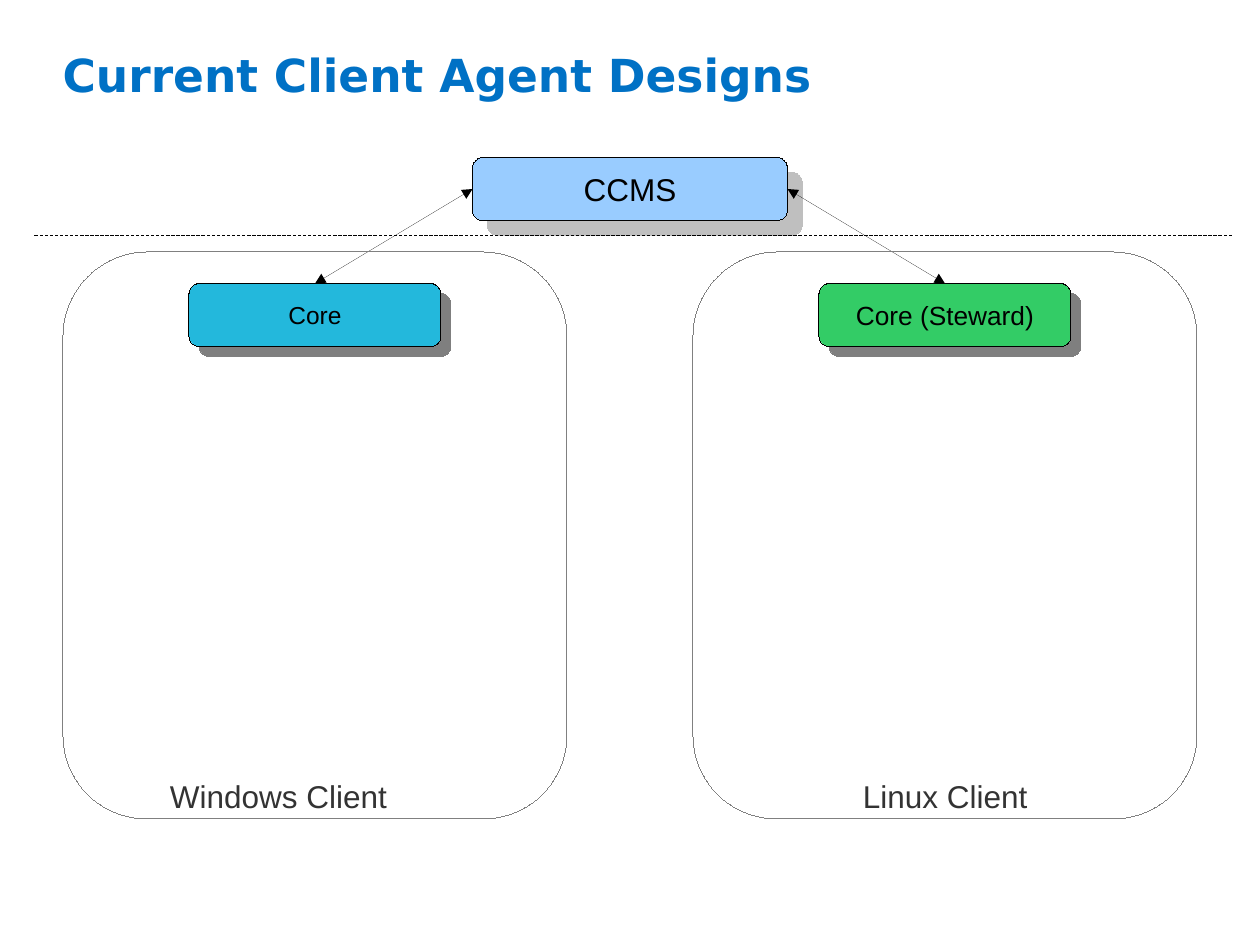
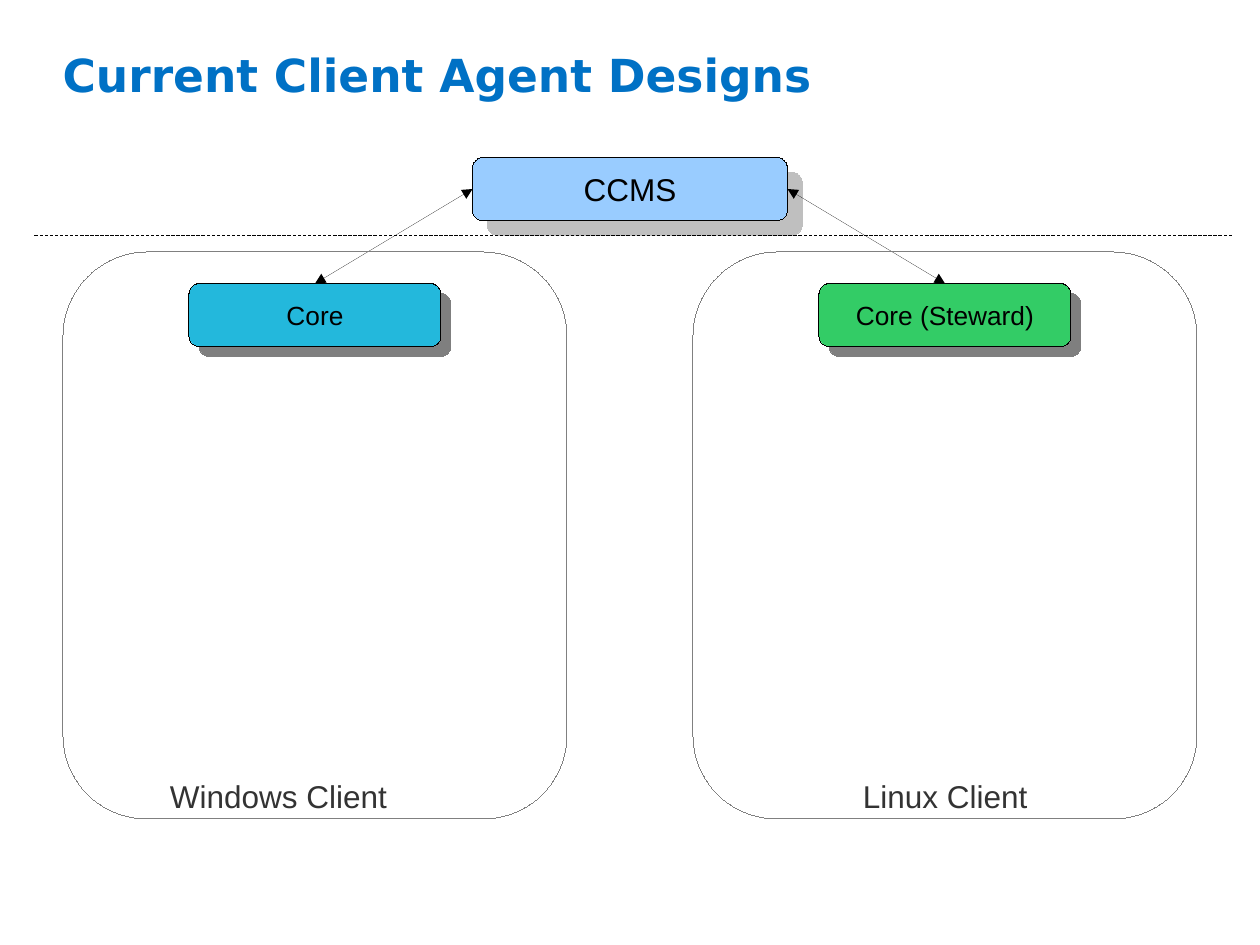
Before and after one commit to criswell/uca-gpl, a slide deck: slide 4 of docs/presentations/Unified_Codebase.odp. Drawn at 1260x945 pixels with LibreOffice and Linux fonts; fonts in the diff are those of the drawing; background and template pictures are left out. Boxes give left, top, right and bottom in pixels: in the first picture for what was removed or moved away, otherwise in the second. Text is boxed around its words. In the diff, an @@ line names an element or a change of style, - is before the commit and + after.

Commit message:
more slides

```diff
--- a/docs/presentations/Unified_Codebase.odp
+++ b/docs/presentations/Unified_Codebase.odp
@@ rounded rectangle "Core" at (189,284,441,346): size 14 to 15 pt @@
```
Also in this commit, not shown: 3 slides added.
